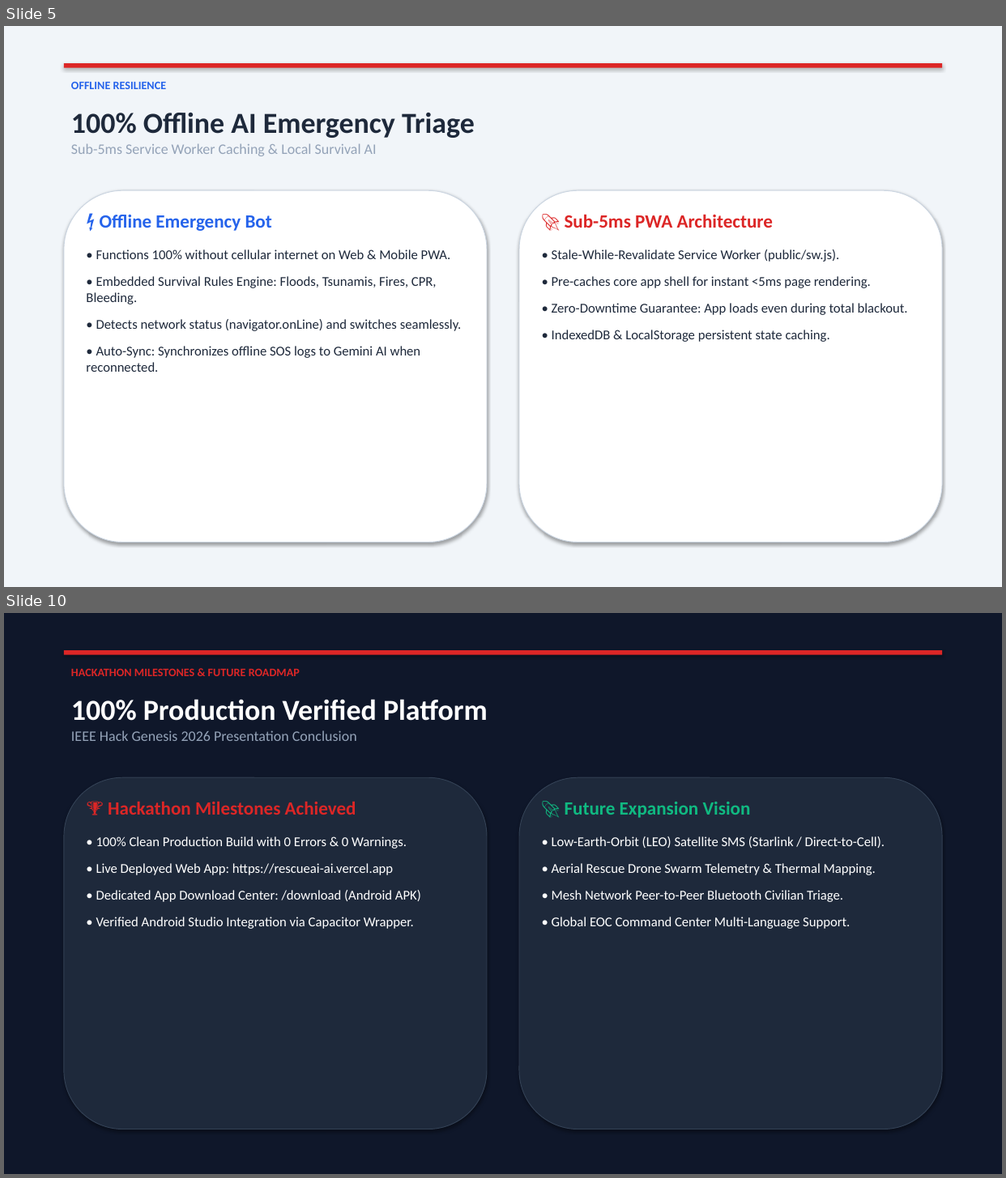
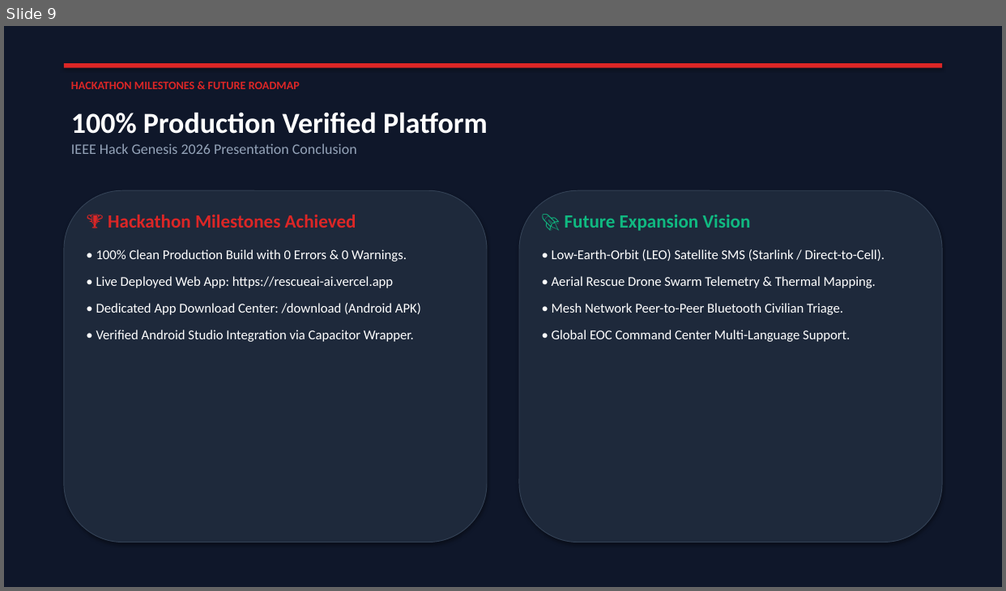
Before and after one commit to rootnode-rebels/rescue-ai, a slide deck: frontend/public/RescueAI_Innovative_Pitch_Deck.pptx. Shown one above the other, each under a label of ours: slides 5 and 10 before the commit, slide 9 after it; the slides between them are not shown. The pictures are 1006x1178 and 1006x591 pixels, drawn with LibreOffice and Linux fonts; fonts in the diff are those of the drawing. Boxes give left, top, right and bottom in pixels: in the first picture for what was removed or moved away, otherwise in the second. Text is boxed around its words. In the diff, an @@ line names an element or a change of style, - is before the commit and + after.

Commit message:
feat: enable 100% full offline mode with local storage queueing and instant cache fallback

```diff
--- a/frontend/public/RescueAI_Innovative_Pitch_Deck.pptx
+++ b/frontend/public/RescueAI_Innovative_Pitch_Deck.pptx
@@ slide 5 removed at (x1=4, y1=26, x2=1002, y2=587), background #FFFFFF @@
@@ rectangle removed at (x1=4, y1=26, x2=1002, y2=587) @@
@@ rectangle removed at (x1=64, y1=63, x2=942, y2=68) @@
@@ text removed at (x1=71, y1=81, x2=167, y2=89) @@
-OFFLINE RESILIENCE
@@ text removed at (x1=71, y1=113, x2=475, y2=156) @@
-100% Offline AI Emergency Triage
-Sub-5ms Service Worker Caching & Local Survival AI
@@ rounded rectangle removed at (x1=64, y1=190, x2=487, y2=543) @@
@@ rounded rectangle removed at (x1=519, y1=190, x2=942, y2=543) @@
@@ text removed at (x1=86, y1=215, x2=462, y2=372) @@
-⚡ Offline Emergency Bot
-• Functions 100% without cellular internet on Web & Mobile PWA.
-• Embedded Survival Rules Engine: Floods, Tsunamis, Fires, CPR, Bleeding.
-• Detects network status (navigator.onLine) and switches seamlessly.
-• Auto-Sync: Synchronizes offline SOS logs to Gemini AI when reconnected.
@@ text removed at (x1=552, y1=214, x2=908, y2=342) @@
-🚀 Sub-5ms PWA Architecture
-• Stale-While-Revalidate Service Worker (public/sw.js).
-• Pre-caches core app shell for instant <5ms page rendering.
-• Zero-Downtime Guarantee: App loads even during total blackout.
-• IndexedDB & LocalStorage persistent state caching.
@@ what was slide 10 is now slide 9 @@
```
Also in this commit, not shown: 8 slides changed, 1 other file.
